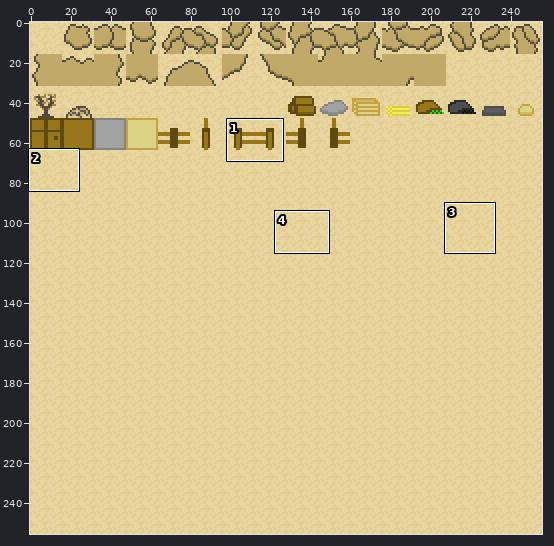
Two versions of one sprite sheet, client/img/tileset.png. The first picture is a wide view before the edit; the outline marks the close-up.
Close-up. Before the edit:
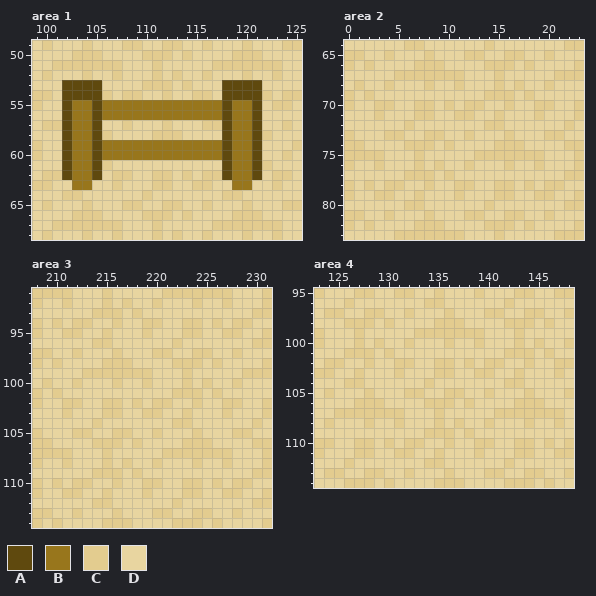
Colours within 5 levels of each other are drawn and written as one. Shown: area 1: x 99..125, y 49..68; area 2: x 0..23, y 64..83; area 3: x 208..231, y 91..114; area 4: x 123..148, y 95..114. The commit also changed other parts of the picture, which this record leaves out.
Palette (. is transparent): A #5f490e  B #98761c  C #e3cc8f  D #e8d5a0
Pixels before, area 1, first column x 99:
49 DCDDDCDDDCCDDCCDDCDDDCDDDCC
50 DDDDCCCDDDDCCCDCDDDDCCCDDDD
51 DDCCCCCCCDDDCDDDDDCCCCCCCDD
52 DCDDDCDDCDDDCDCDDCDDDCDDCDD
53 DDDAAAADDDDCCCDCDDDAAAADDDD
54 CCDAAAACDCCDDCDDCCDAAAACDCC
55 CDDABBABBBBBBBBBBBBABBADCCD
56 DDDABBABBBBBBBBBBBBABBADDDD
57 DCCABBADDCDDDCDDDCCABBADDCD
58 DDDABBACDDDDCCCDDDDABBACDDD
59 CDDABBABBBBBBBBBBBBABBADDDC
60 CDDABBABBBBBBBBBBBBABBADDCD
61 DDDABBACDDDDDDDDDDDABBACDDD
62 DCCABBADCCDDCCDCDCCABBADCCD
63 CCDDBBDDCDDDCCDDCCDDBBDDCDD
64 DDDCCDDDDDDCDDDDDDDCCDDDDDD
65 DCDDDCDDDCCDDCCDDCDDDCDDDCC
66 DDDDCCCDDDDCCCDCDDDDCCCDDDD
67 DDCCCCCCCDDDCDDDDDCCCCCCCDD
68 DCDDDCDDCDDDCDCDDCDDDCDDCDD
Pixels before, area 2, first column x 0:
64 DDDDDDCCDDDDDDCDDDDDDDCC
65 CCDDCDDDCDDDCCDDCCDDCDDD
66 CDCDDDDCCCDDDDCCCDCDDDDC
67 DDDDDCCCCCCCDDDCDDDDDCCC
68 DCDDCDDDCDDCDDDCDCDDCDDD
69 CDCDDDDDDDDDDDCCCDCDDDDD
70 CDDCCDDCCDCDCCDDCDDCCDDC
71 DDDCDDDCCDDCCDDCDDDCDDDC
72 DDDDDDCDDDDDDDCCDDDDDDCD
73 CDDDCCDDCCDDCDDDCDDDCCDD
74 CCDDDDCCCDCDDDDCCCDDDDCC
75 CCCCDDDCDDDDDCCCCCCCDDDC
76 CDDCDDDCDCDDCDDDCDDCDDDC
77 DDDDDDCCCDCDDDDDDDDDDDCC
78 CDCDCCDDCDDCCDDCCDCDCCDD
79 CDDCCDDCDDDCDDDCCDDCCDDC
80 DDDDDDCCDDDDDDCDDDDDDDCC
81 CCDDCDDDCDDDCCDDCCDDCDDD
82 CDCDDDDCCCDDDDCCCDCDDDDC
83 DDDDDCCCCCCCDDDCDDDDDCCC
Pixels before, area 3, first column x 208:
 91 CCCCDDDCDDDDDCCCCCCCDDDC
 92 CDDCDDDCDCDDCDDDCDDCDDDC
 93 DDDDDDCCCDCDDDDDDDDDDDCC
 94 CDCDCCDDCDDCCDDCCDCDCCDD
 95 CDDCCDDCDDDCDDDCCDDCCDDC
 96 DDDDDDCCDDDDDDCDDDDDDDCC
 97 CCDDCDDDCDDDCCDDCCDDCDDD
 98 CDCDDDDCCCDDDDCCCDCDDDDC
 99 DDDDDCCCCCCCDDDCDDDDDCCC
100 DCDDCDDDCDDCDDDCDCDDCDDD
101 CDCDDDDDDDDDDDCCCDCDDDDD
102 CDDCCDDCCDCDCCDDCDDCCDDC
103 DDDCDDDCCDDCCDDCDDDCDDDC
104 DDDDDDCDDDDDDDCCDDDDDDCD
105 CDDDCCDDCCDDCDDDCDDDCCDD
106 CCDDDDCCCDCDDDDCCCDDDDCC
107 CCCCDDDCDDDDDCCCCCCCDDDC
108 CDDCDDDCDCDDCDDDCDDCDDDC
109 DDDDDDCCCDCDDDDDDDDDDDCC
110 CDCDCCDDCDDCCDDCCDCDCCDD
111 CDDCCDDCDDDCDDDCCDDCCDDC
112 DDDDDDCCDDDDDDCDDDDDDDCC
113 CCDDCDDDCDDDCCDDCCDDCDDD
114 CDCDDDDCCCDDDDCCCDCDDDDC
Pixels before, area 4, first column x 123:
 95 CDDDCCDDCCDDCDDDCDDDCCDDCC
 96 DDDCDDDDDDDCCDDDDDDCDDDDDD
 97 DCCDDCCDDCDDDCDDDCCDDCCDDC
 98 DDDCCCDCDDDDCCCDDDDCCCDCDD
 99 CDDDCDDDDDCCCCCCCDDDCDDDDD
100 CDDDCDCDDCDDDCDDCDDDCDCDDC
101 DDDCCCDCDDDDDDDDDDDCCCDCDD
102 DCCDDCDDCCDDCCDCDCCDDCDDCC
103 CCDDCDDDCDDDCCDDCCDDCDDDCD
104 DDDCCDDDDDDCDDDDDDDCCDDDDD
105 DCDDDCDDDCCDDCCDDCDDDCDDDC
106 DDDDCCCDDDDCCCDCDDDDCCCDDD
107 DDCCCCCCCDDDCDDDDDCCCCCCCD
108 DCDDDCDDCDDDCDCDDCDDDCDDCD
109 DDDDDDDDDDDCCCDCDDDDDDDDDD
110 CCDDCCDCDCCDDCDDCCDDCCDCDC
111 CDDDCCDDCCDDCDDDCDDDCCDDCC
112 DDDCDDDDDDDCCDDDDDDCDDDDDD
113 DCCDDCCDDCDDDCDDDCCDDCCDDC
114 DDDCCCDCDDDDCCCDDDDCCCDCDD
The same view after the edit:
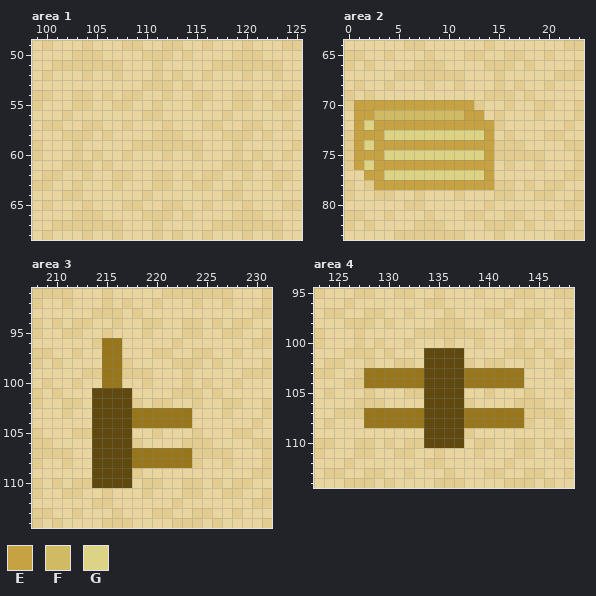
Colours new in this view: E #c6a242  F #d0ba63  G #dcd385
Changes in this commit:
file 256x256 -> 768x768 pixels (blocks of 1x1 -> 3x3; one block is one cell here)
Area 1:
y 53: x 102..105 AAAA -> DDDD; x 118..121 AAAA -> DDDD
y 54: x 102..105 AAAA -> DCCD; x 118..121 AAAA -> DCCD
y 55: x 102..121 ABBABBBBBBBBBBBBABBA -> DCCDDCCDDCDDDCDDDCCD
y 56: x 102..121 ABBABBBBBBBBBBBBABBA -> CDDDDDDDCCDDDDDDCDDD
y 57: x 102..105 ABBA -> DDCC; x 118..121 ABBA -> DDCC
y 58: x 102..105 ABBA -> CCCD; x 118..121 ABBA -> CCCD
y 59: x 102..121 ABBABBBBBBBBBBBBABBA -> DCDDDDDCCCCCCCDDDCDD
y 60: x 102..121 ABBABBBBBBBBBBBBABBA -> DCDCDDCDDDCDDCDDDCDC
y 61: x 102..105 ABBA -> CCCD; x 118..121 ABBA -> CCCD
y 62: x 102..105 ABBA -> DDCD; x 118..121 ABBA -> DDCD
y 63: x 103..104 BB -> CD; x 119..120 BB -> CD
Area 2:
y 70: x 1..12 DDCCDDCCDCDC -> EEEEEEEEEEEE
y 71: x 1..13 DDCDDDCCDDCCD -> EEFFFFFFFFFEE
y 72: x 1..14 DDDDDCDDDDDDDC -> EGEEEEEEEEEEEE
y 73: x 1..14 DDDCCDDCCDDCDD -> EEEGGGGGGGGGGE
y 74: x 1..14 CDDDDCCCDCDDDD -> EGEEEEEEEEEEEE
y 75: x 1..14 CCCDDDCDDDDDCC -> EEEGGGGGGGGGGE
y 76: x 1..14 DDCDDDCDCDDCDD -> EGEEEEEEEEEEEE
y 77: x 2..14 DDDDCCCDCDDDD -> EEGGGGGGGGGGE
y 78: x 3..14 DCCDDCDDCCDD -> EEEEEEEEEEEE
Area 3:
y 96: x 215..216 CD -> BB
y 97: x 215..216 DC -> BB
y 98..99: x 215..216 CC -> BB
y 100: x 215..216 DC -> BB
y 101: x 214..217 DDDD -> AAAA
y 102: x 214..217 DCCD -> AAAA
y 103: x 214..223 DCCDDCCDDC -> AAAABBBBBB
y 104: x 214..223 CDDDDDDDCC -> AAAABBBBBB
y 105: x 214..217 DDCC -> AAAA
y 106: x 214..217 CCCD -> AAAA
y 107: x 214..223 DCDDDDDCCC -> AAAABBBBBB
y 108: x 214..223 DCDCDDCDDD -> AAAABBBBBB
y 109: x 214..217 CCCD -> AAAA
y 110: x 214..217 DDCD -> AAAA
Area 4:
y 101: x 134..137 DDDD -> AAAA
y 102: x 134..137 DCCD -> AAAA
y 103: x 128..143 DDDCDDDCCDDCCDDC -> BBBBBBAAAABBBBBB
y 104: x 128..143 DDDDDDCDDDDDDDCC -> BBBBBBAAAABBBBBB
y 105: x 134..137 DDCC -> AAAA
y 106: x 134..137 CCCD -> AAAA
y 107: x 128..143 CCCCDDDCDDDDDCCC -> BBBBBBAAAABBBBBB
y 108: x 128..143 CDDCDDDCDCDDCDDD -> BBBBBBAAAABBBBBB
y 109: x 134..137 CCCD -> AAAA
y 110: x 134..137 DDCD -> AAAA
Where, in picture pixels (left, top, right, bottom), the same in both close-ups:
changed: (62, 80, 262, 190)
changed: (354, 100, 494, 190)
changed: (92, 338, 192, 488)
changed: (364, 348, 524, 448)
